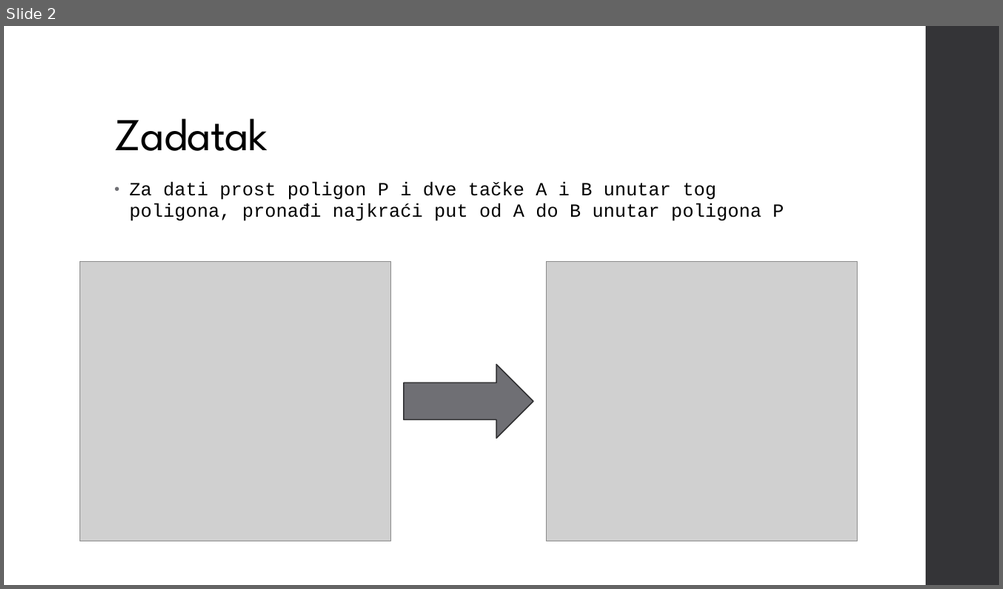
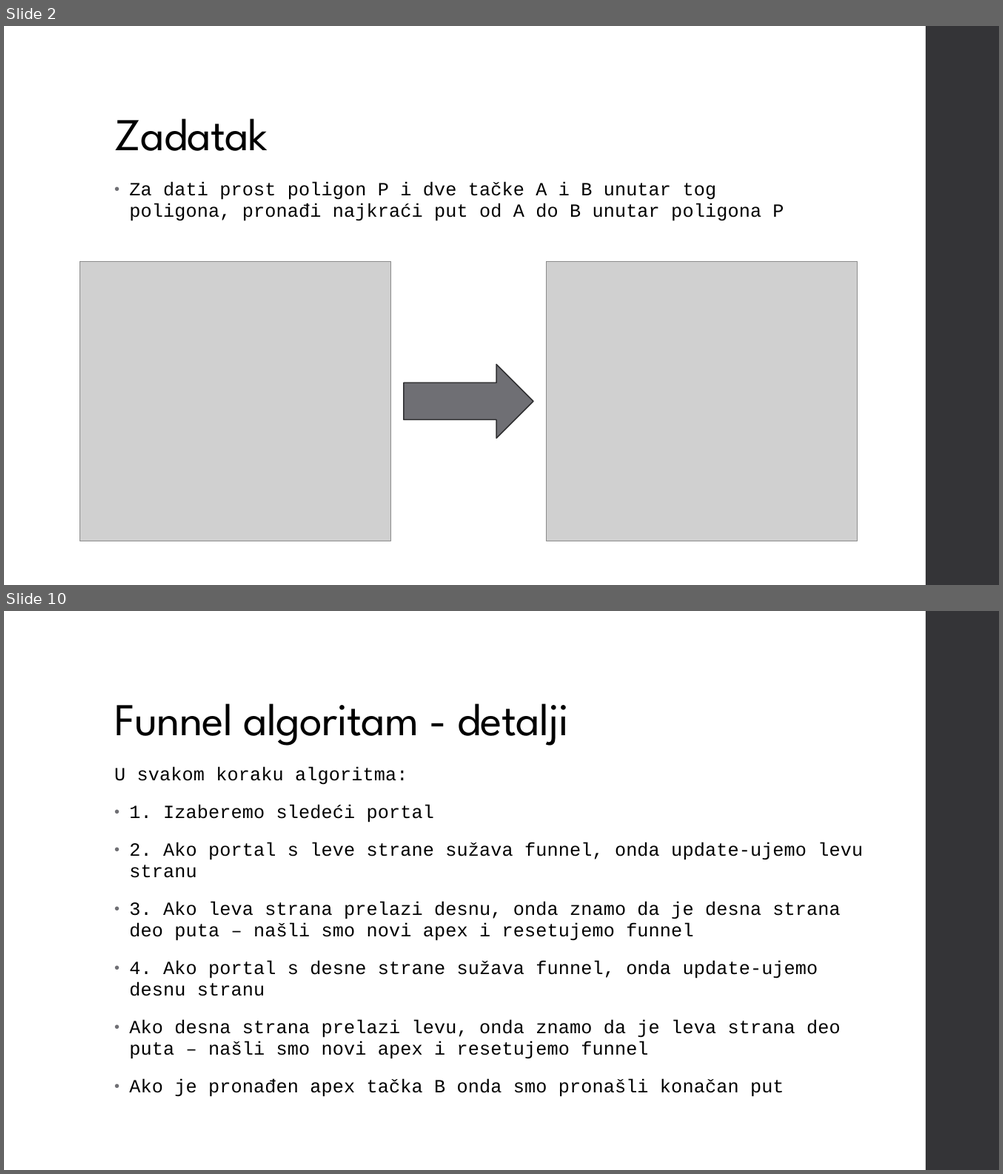
Before and after one commit to djordjepvl/Polygon-Pathfinding-Algorithm, a slide deck: Funnel Algorithm.pptx. Shown one above the other, each under a label of ours: slide 2 before the commit, slides 2 and 10 after it; the slides between them are not shown. The pictures are 1003x589 and 1003x1174 pixels, drawn with LibreOffice and Linux fonts; fonts in the diff are those of the drawing; grey boxes stand for pictures. Boxes give left, top, right and bottom in pixels: in the first picture for what was removed or moved away, otherwise in the second. Text is boxed around its words. In the diff, an @@ line names an element or a change of style, - is before the commit and + after.

```diff
--- a/Funnel Algorithm.pptx
+++ b/Funnel Algorithm.pptx
@@ slide 10 added at (x1=4, y1=611, x2=999, y2=1170), background #FFFFFF; not listed: 1 template element that a slide beside it also shows @@
@@ title added at (x1=114, y1=703, x2=569, y2=746), 44 pt, text #000000 @@
+Funnel algoritam - detalji
@@ text added at (x1=114, y1=767, x2=862, y2=1097), 18 pt, text #000000 @@
+U svakom koraku algoritma:
+• 1. Izaberemo sledeći portal
+• 2. Ako portal s leve strane sužava funnel, onda update-ujemo levu stranu
+• 3. Ako leva strana prelazi desnu, onda znamo da je desna strana deo puta – našli smo novi apex i resetujemo funnel
+• 4. Ako portal s desne strane sužava funnel, onda update-ujemo desnu stranu
+• Ako desna strana prelazi levu, onda znamo da je leva strana deo puta – našli smo novi apex i resetujemo funnel
+• Ako je pronađen apex tačka B onda smo pronašli konačan put
```
Also in this commit, not shown: 10 other slides added, 1 slide removed, 2 other files.
